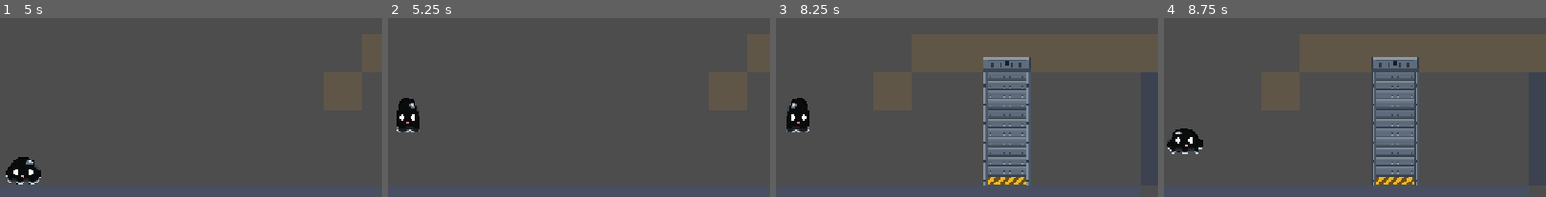
Above: before the commit, frames 1-4 (left to right).
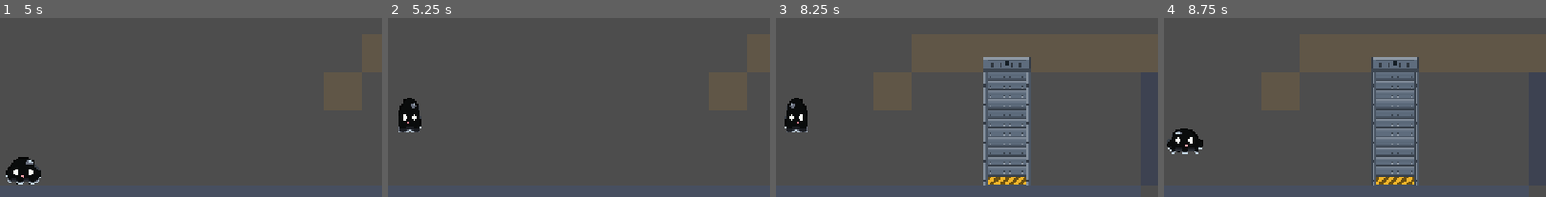
Above: after the commit, the same moments.

Repository: xiaoyukuki/upstream
Game: Godot game, scene res://scenes/levels/main.tscn
The game is run twice, just before and just after one commit, with the same random seed, the same clock (stepped at 60 frames per second) and the same inputs.
Inputs (mouse positions are % of the whole screen's width and height, from its top left):
- Up to frame 1 (5 s): tap Enter at 0.5 s; move the mouse to (72, 54) at 0.52 s; hold D (move_right) 0.53-1.25 s; tap Space (jump) at 0.6, 0.77, 1.07, 2.1, 3.6, 3.77, 4.07 s; click (72, 54) at 0.67 s; drag from (30, 66) to (45, 84) at 1.27 s; move the mouse to (60, 34) at 2.02 s; hold D (move_right) 2.03-2.75 s; drag from (45, 84) to (89, 83) at 2.77 s; move the mouse to (80, 78) at 3.52 s; hold A (move_left) 3.53-4.25 s; drag from (20, 42) to (39, 83) at 4.27 s
- Up to frame 2 (5.25 s): move the mouse to (55, 60) at 5.02 s; hold S (move_down) from 5.03 s (still down); tap Space (jump) at 5.1 s; click (55, 60) at 5.17 s
- Up to frame 3 (8.25 s): release S (move_down) at 5.75 s; drag from (35, 30) to (30, 66) at 5.77 s; move the mouse to (72, 54) at 6.52 s; hold D (move_right) 6.53-7.25 s; tap Space (jump) at 6.6, 6.77, 7.07, 8.1 s; drag from (30, 66) to (10, 83) at 7.27 s; move the mouse to (60, 34) at 8.02 s; hold S (move_down) from 8.03 s (still down)
- Up to frame 4 (8.75 s): keep holding S (move_down)
The pictures show only the part of the screen within x 47-97%, y 41-91%; the shares and areas given below are measured in that part.

Frame 1 is identical in both runs. In frame 2, 0.3% of the frame differs, in the area x 2-9%, y 44-64%; in frame 3, 0.3%; in frame 4, nothing differs.

Commit message:
[feat] 蹲伏同步缩小碰撞盒，头顶没净空则保持蹲伏且禁止起跳（D27）

Diff:
--- a/scenes/actors/player/player.gd
+++ b/scenes/actors/player/player.gd
@@ -12,6 +12,18 @@
 ## 不是画出来的多边形，所以地面传感器的触发带必须跨过这条线。构件一律用本常量算带心：
 ## 改 player.tscn 的碰撞盒尺寸时，这里跟着改。
 const COLLISION_HALF_HEIGHT: float = 15.0
+
+## 站立与蹲伏的碰撞盒高度。蹲伏值按美术同比例缩：站姿美术 25 对盒 30（×1.2），
+## 蹲伏循环帧高 12.5 → 盒 15（也正好是站姿的一半）。脚底永远钉在原点下方
+## COLLISION_HALF_HEIGHT，盒子只从**顶部**往下缩 —— 这条是 D22 的脚底契约，破了会陷地/悬空。
+const STAND_HEIGHT: float = COLLISION_HALF_HEIGHT * 2.0
+const CROUCH_HEIGHT: float = 15.0
+
+## 头顶净空查询的余量。D21 实测过 intersect_shape 对「恰好相切」不可靠，宁可过度阻塞。
+const HEADROOM_MARGIN: float = 1.0
+## 只认实体：terrain(1) + time_solid(4)。传感器层是 monitorable=false 的 Area2D，不该挡人。
+const HEADROOM_MASK: int = 1 | 4
+const MAX_HEADROOM_HITS: int = 4
 
 @export_group("Horizontal")
 @export var move_speed: float = 260.0
@@ -37,9 +49,14 @@
 
 var facing: int = 1
 var spawn_point: Vector2
-## 按住 move_down 的瞬时输入状态。只喂给 PlayerVisual 播压扁剪辑：
-## 不改碰撞盒、不减速，也绝不进 notify_movement_intent —— 蹲着不该冻结世界。
+## 按住 move_down 的瞬时输入状态。只喂给蹲伏意图，
+## 也绝不进 notify_movement_intent —— 蹲着不该冻结世界。
 var is_crouch_held: bool = false
+## 实际蹲伏状态（D26）。碰撞盒尺寸以它为准，动画也必须读它而不是读 is_crouch_held：
+## 头顶被门/天花板压住时输入已经松开，人却还蹲着，读输入会播出身动画而碰撞盒仍是蹲的。
+var is_crouching: bool = false
+## 想站起来但头顶没有净空。此时保持蹲伏，且禁止起跳（Q2）。
+var is_head_blocked: bool = false
 ## 主动推墙的方向（0 = 没推，±1 = 推向哪一侧的墙）。同样只喂给 PlayerVisual 播压平剪辑，
 ## 纯表现读数：碰撞盒、速度、冻结判定一概不碰。
 var wall_press_dir: int = 0
@@ -49,11 +66,39 @@
 var _was_on_floor: bool = false
 
 @onready var _visual: Node2D = $Visual
+@onready var _collision: CollisionShape2D = $CollisionShape2D
+## 关卡要判断「玩家松手了没」（能力开启、终点收尾都靠它）时读这个属性，
+## 不要自己 get_node("MovementInputHandler") —— 那个字符串以前在三个关卡脚本里各写一遍。
+@onready var input_handler: MovementInputHandler = $MovementInputHandler
+
+## 运行期独占一份形状资源：player.tscn 里那份是 sub_resource，
+## 直接改尺寸会波及同一场景的其它实例（门踩过同一个坑，见 D21）。
+var _body_rect: RectangleShape2D
+var _probe: PhysicsShapeQueryParameters2D
+var _probe_rect: RectangleShape2D
 
 
 func _ready() -> void:
 	spawn_point = global_position
 	add_to_group(&"player")
+	var base := _collision.shape as RectangleShape2D
+	if base != null:
+		_body_rect = base.duplicate() as RectangleShape2D
+	else:
+		_body_rect = RectangleShape2D.new()
+		_body_rect.size = Vector2(20.0, STAND_HEIGHT)
+	_collision.shape = _body_rect
+	_probe = PhysicsShapeQueryParameters2D.new()
+	_probe_rect = RectangleShape2D.new()
+	_probe.shape = _probe_rect
+	_probe.collision_mask = HEADROOM_MASK
+	_probe.collide_with_bodies = true
+	_probe.collide_with_areas = false
+	_probe.motion = Vector2.ZERO
+	# 查询矩形压在玩家自己身上，不排除自己必然自撞。
+	var self_rid: Array[RID] = []
+	self_rid.append(get_rid())
+	_probe.exclude = self_rid
 
 
 func _physics_process(delta: float) -> void:
@@ -63,6 +108,8 @@
 	if Input.is_action_just_pressed(&"jump"):
 		_buffer_remaining = jump_buffer_time
 	is_crouch_held = Input.is_action_pressed(&"move_down")
+	# 必须在 _try_jump() 之前：被压住时能不能起跳取决于这一帧的判定结果。
+	_update_crouch()
 
 	_try_jump()
 	_apply_jump_cut()
@@ -80,9 +127,17 @@
 	velocity = Vector2.ZERO
 	_coyote_remaining = 0.0
 	_buffer_remaining = 0.0
+	is_crouching = false
+	is_head_blocked = false
+	_apply_body_height(STAND_HEIGHT)
 
 
 func _try_jump() -> void:
+	# Q2：头顶被压住时不许起跳。缓冲区也一并清掉 —— 留着的话等头顶一空出来
+	# 人会莫名其妙自己弹一下。
+	if is_head_blocked:
+		_buffer_remaining = 0.0
+		return
 	if _buffer_remaining <= 0.0:
 		return
 	if not (is_on_floor() or _coyote_remaining > 0.0):
@@ -148,3 +203,47 @@
 		if int(signf(-get_slide_collision(i).get_normal().x)) == side:
 			wall_press_dir = side
 			return
+
+
+## 蹲伏状态机（D26）。碰撞盒随它一起缩，所以「能不能站起来」必须先问物理世界。
+## 腾空一律不蹲（D22 的既有规则）：离地后 want 为 false，且下面的净空判定只在
+## is_on_floor() 时才拦人 —— 从低矮处走下台阶会被放行，落下去的过程本来就在远离天花板。
+func _update_crouch() -> void:
+	var want: bool = is_crouch_held and is_on_floor()
+	is_head_blocked = false
+	if is_crouching and not want and is_on_floor() and _head_blocked():
+		is_head_blocked = true
+		want = true
+	if want == is_crouching:
+		return
+	is_crouching = want
+	_apply_body_height(CROUCH_HEIGHT if is_crouching else STAND_HEIGHT)
+
+
+## 只查「站起来会新占的那条竖带」，不查整盒：脚底那一段本来就占着，查它毫无意义，
+## 而相切误判只会发生在新增的这条带的上边界。无状态查询，每帧重问一次 —— 与 D21 的
+## 让位同一个理由：不维护重叠计数，玩家 respawn 被瞬移走、世界冻结、解冻续走都不用补账。
+func _head_blocked() -> bool:
+	if _body_rect == null:
+		return false
+	var space := get_world_2d().direct_space_state
+	if space == null:
+		return false
+	var span: float = STAND_HEIGHT - CROUCH_HEIGHT
+	_probe_rect.size = Vector2(_body_rect.size.x, span + HEADROOM_MARGIN * 2.0)
+	# 带心与余量无关：带子两端各扩 MARGIN，中心不动。
+	_probe.transform = Transform2D(0.0,
+		global_position + Vector2(0.0, -COLLISION_HALF_HEIGHT + span * 0.5))
+	return not space.intersect_shape(_probe, MAX_HEADROOM_HITS).is_empty()
+
+
+## 脚底钉死在原点下方 COLLISION_HALF_HEIGHT，盒子只从顶部往下缩。
+func _apply_body_height(h: float) -> void:
+	if _body_rect == null:
+		return
+	var size := Vector2(_body_rect.size.x, h)
+	if _body_rect.size != size:
+		_body_rect.size = size
+	var center := Vector2(0.0, COLLISION_HALF_HEIGHT - h * 0.5)
+	if _collision.position != center:
+		_collision.position = center
--- a/scenes/actors/player/player_visual.gd
+++ b/scenes/actors/player/player_visual.gd
@@ -35,6 +35,8 @@
 var _was_running: bool = false
 var _was_crouching: bool = false
 var _was_pressing: bool = false
+## 这一跳是直上直下。起跳那一帧闩一次，整个腾空期不改判 —— 见 `_pick()` 里那条注释。
+var _straight_flight: bool = false
 
 
 func _ready() -> void:
@@ -58,8 +60,12 @@
 
 
 ## 流体的惯性读法：起步时上身往后甩，刹车时往前扑。只看「地面跑动」这个状态的进出。
+## 蹲伏时不算跑动：否则「蹲着走 → 停下 → 起身」会在起身那一刻补播一段刹车甩动，
+## 而那段 0.19 s 的 stop 前伸 19 px，是所有剪辑里越界最狠的一帧（D23 同款理由）。
 func _track_slosh() -> void:
-	var running: bool = _player.is_on_floor() and absf(_player.velocity.x) > RUN_SPEED
+	var running: bool = (_player.is_on_floor()
+		and absf(_player.velocity.x) > RUN_SPEED
+		and not _player.is_crouching)
 	if running == _was_running:
 		return
 	_was_running = running
@@ -71,16 +77,21 @@
 		_start_remaining = 0.0
 
 
-## 压扁是纯表现：只在「贴着地且按住下」的边沿上进/出，腾空时一个窗口都不留，
-## 否则从蹲姿起跳再落地会补播一段莫名其妙的起身。
+## 压扁的边沿来自**实际**蹲伏状态而不是按键（D27）：头顶被压住时按键早已松开，
+## 但人还蹲着，读按键会播出身动画，而碰撞盒仍是蹲的 —— 正是「画面与碰撞不一致」的镜像。
+## 腾空时一个窗口都不留，否则从蹲姿起跳再落地会补播一段莫名其妙的起身。
 func _track_crouch() -> void:
-	var crouching: bool = _player.is_on_floor() and _player.is_crouch_held
+	var crouching: bool = _player.is_crouching
 	if crouching == _was_crouching:
 		return
 	_was_crouching = crouching
 	if crouching:
 		_crouch_in_remaining = CROUCH_IN_CLIP_SECONDS
 		_crouch_out_remaining = 0.0
+		# 跑动中按下会同时触发「跑动→停」的 stop 窗口。蹲伏现在压过它，但那 0.19 s
+		# 会一直留着，等起身时补播一段莫名的刹车。进蹲就清掉，与 _on_jumped 同一套路。
+		_start_remaining = 0.0
+		_stop_remaining = 0.0
 	elif _player.is_on_floor():
 		_crouch_out_remaining = CROUCH_OUT_CLIP_SECONDS
 		_crouch_in_remaining = 0.0
@@ -106,7 +117,11 @@
 	if not _player.is_on_floor():
 		if _player.velocity.y > FALL_SPEED:
 			return &"fall"
-		return &"jump"
+		# 直上直下与倾斜是两套帧，判据是**起跳那一帧**的水平速度，整个腾空期不改判：
+		# 空中有 air_acceleration / air_friction，逐帧读会让一次跳跃中途换剪辑（跑跳途中松
+		# 方向键、原地跳途中推方向键都会触发）。闩锁说的是一件永真的事 ——「这一跳是竖直
+		# 起跳的」。与 D27 第 5 条同一条教训：表现钉在实际状态上，而不是钉在按键上。
+		return &"jump_straight" if _straight_flight else &"jump"
 	if _land_remaining > 0.0:
 		return &"land"
 	# 压平必须压过 start/stop：接触瞬间 velocity.x 被 move_and_slide() 削成 ~0，
@@ -116,18 +131,21 @@
 		return &"wall_press_in" if _press_in_remaining > 0.0 else &"wall_press"
 	if _press_out_remaining > 0.0:
 		return &"wall_press_out"
+	# D27：蹲伏压过跑动与甩动。这条优先级在 D22 时代是反的（"跑动全部压过蹲伏"），
+	# 那时蹲伏是纯表现，按着下键还能全速跑就播 run 也说得通；现在碰撞盒真蹲下了，
+	# 再播站姿的 run / start / stop 就是「画面起立、碰撞还蹲着」—— 看起来正是穿模。
+	if _crouch_in_remaining > 0.0:
+		return &"crouch_in"
+	if _player.is_crouching:
+		return &"crouch"
+	if _crouch_out_remaining > 0.0:
+		return &"crouch_out"
 	if _start_remaining > 0.0:
 		return &"start"
 	if _stop_remaining > 0.0:
 		return &"stop"
 	if absf(_player.velocity.x) > RUN_SPEED:
 		return &"run"
-	if _crouch_in_remaining > 0.0:
-		return &"crouch_in"
-	if _player.is_crouch_held:
-		return &"crouch"
-	if _crouch_out_remaining > 0.0:
-		return &"crouch_out"
 	return &"idle"
 
 
@@ -146,9 +164,12 @@
 	_crouch_out_remaining = 0.0
 	_press_in_remaining = 0.0
 	_press_out_remaining = 0.0
+	_straight_flight = absf(_player.velocity.x) <= RUN_SPEED
 
 
 func _on_landed(fall_speed: float) -> void:
+	# 走在早退之前：轻落地也要清闩锁，否则之后「走下台阶」会沿用上一跳的剪辑。
+	_straight_flight = false
 	if fall_speed < MIN_LAND_IMPACT:
 		return
 	var t: float = (fall_speed - MIN_LAND_IMPACT) / (MAX_FALL_SPEED - MIN_LAND_IMPACT)
--- a/tools/sprite_selftest.gd
+++ b/tools/sprite_selftest.gd
@@ -7,7 +7,8 @@
 ## 2. 剪辑按真实物理状态切换 idle/start/run/stop/jump/fall/land；
 ## 3. 世界冻结时玩家动画照常推进 —— 玩家豁免时停这条铁律现在多了一层视觉表达，
 ##    动画一旦被时停拖住，机制可读性就反过来了；
-## 4. 按住下键贴地压扁是纯表现：不改碰撞、不冻结世界，腾空/落地/跑动都压过它；
+## 4. 按住下键贴地压扁：不改碰撞的时代已结束（D26），现在碰撞盒一起缩、不冻结世界，
+##    腾空/落地/跑动都压过它；
 ## 5. 底边是波浪不是直线，且任何一列都不越过脚底基线（脚底对齐是美术与碰撞的契约）；
 ## 6. 推墙时贴墙一侧压平到碰撞盒边界（D23：墙侧越界 = 0），且同样是纯表现。
 ## 另外第 3 组守两条几何底线：站姿轮廓宽 > 高（要的是「扁」），最宽帧不挤 40 px 最小门洞。
@@ -68,6 +69,21 @@
 		await get_tree().physics_frame
 
 
+func _body_shape() -> RectangleShape2D:
+	var holder := _player.get_node("CollisionShape2D") as CollisionShape2D
+	return holder.shape as RectangleShape2D
+
+
+func _body_height() -> float:
+	return _body_shape().size.y
+
+
+## 碰撞盒下缘在玩家本地坐标里的位置。脚底契约：任何姿态都必须等于 +15。
+func _foot_local() -> float:
+	var holder := _player.get_node("CollisionShape2D") as CollisionShape2D
+	return holder.position.y + _body_height() * 0.5
+
+
 ## 等到落地（或超时），再补几帧让 _process 里的状态机跟上。
 ## 开头先走两帧：is_on_floor() 存的是上一次 move_and_slide() 的结果，刚把玩家瞬移到空中时它还是 true。
 func _wait_until_landed(pad: int) -> void:
@@ -85,7 +101,7 @@
 	var frames: SpriteFrames = _sprite.sprite_frames
 	var expected := {
 		"idle": [8, true], "run": [6, true], "start": [3, false], "stop": [3, false],
-		"jump": [2, false], "fall": [3, true], "land": [4, false],
+		"jump": [2, false], "jump_straight": [2, false], "fall": [3, true], "land": [4, false],
 		"crouch_in": [3, false], "crouch": [4, true], "crouch_out": [2, false],
 		"wall_press_in": [2, false], "wall_press": [2, true], "wall_press_out": [2, false],
 	}
@@ -141,13 +157,31 @@
 	Input.action_press(&"jump")
 	await _step(4)
 	Input.action_release(&"jump")
-	_check(_sprite.animation == &"jump", "上升段播 jump（实际 %s）" % _sprite.animation)
+	_check(_sprite.animation == &"jump_straight", "原地起跳播直上直下（实际 %s）" % _sprite.animation)
 	await _step(40)
 	_check(not _player.is_on_floor() and _player.velocity.y > 140.0,
 		"已进入下落段（vy=%.0f）" % _player.velocity.y)
 	_check(_sprite.animation == &"fall", "下落段播 fall（实际 %s）" % _sprite.animation)
 	await _wait_until_landed(2)
 	_check(_sprite.animation == &"land", "跳落后播 land（实际 %s）" % _sprite.animation)
+
+	print("[sprite_selftest] 5b. 带水平速度起跳播倾斜版 jump，且腾空期不改判")
+	await _step(26)
+	_check(_player.is_on_floor(), "5b 起跳前已落地")
+	Input.action_press(&"move_right")
+	await _step(16)
+	_check(_sprite.animation == &"run", "先跑起来（实际 %s）" % _sprite.animation)
+	Input.action_press(&"jump")
+	await _step(4)
+	Input.action_release(&"jump")
+	_check(_sprite.animation == &"jump", "带速度起跳播倾斜版 jump（实际 %s）" % _sprite.animation)
+	Input.action_release(&"move_right")
+	# 直接把水平速度抹成 0：逐帧读速度的实现会在这里翻成直上直下，闩锁实现不会。
+	_player.velocity.x = 0.0
+	await _step(6)
+	_check(_sprite.animation == &"jump",
+		"起跳后水平速度归零也不换剪辑（实际 %s）" % _sprite.animation)
+	await _wait_until_landed(2)
 
 	print("[sprite_selftest] 6. 轻落地不播 land")
 	await _step(20)
@@ -170,7 +204,8 @@
 	Input.action_press(&"jump")
 	await _step(4)
 	Input.action_release(&"jump")
-	_check(_sprite.animation == &"jump", "蹲姿起跳直接播 jump（实际 %s）" % _sprite.animation)
+	_check(_sprite.animation == &"jump_straight",
+		"蹲姿起跳（vx≈0）播直上直下（实际 %s）" % _sprite.animation)
 	await _step(40)
 	_check(_sprite.animation == &"fall", "空中不播任何压扁剪辑（实际 %s）" % _sprite.animation)
 	# 按住下落地：land 窗口压过 crouch（先拍一帧扁的），窗口过了才进压扁循环
@@ -292,5 +327,84 @@
 	await _wait_until_landed(2)
 	_check(_sprite.animation != &"wall_press_out", "落地也不补播回弹（实际 %s）" % _sprite.animation)
 
+	print("[sprite_selftest] 10. 蹲伏改碰撞盒 + 头顶被压不许起身（D27）")
+	# 低矮天花板：底面在地面以上 18 px，夹在蹲伏盒顶(15) 与站姿盒顶(30) 之间。
+	# 站着必撞、蹲着留 3 px 余量 —— 这两个数决定了这一组全部断言都成立。
+	const CEIL_X := 950.0
+	const CEIL_BOTTOM := -18.0
+	var ceil_body := StaticBody2D.new()
+	var ceil_holder := CollisionShape2D.new()
+	var ceil_rect := RectangleShape2D.new()
+	ceil_rect.size = Vector2(120.0, 200.0)
+	ceil_holder.shape = ceil_rect
+	ceil_holder.position = Vector2(CEIL_X, CEIL_BOTTOM - 100.0)
+	ceil_body.add_child(ceil_holder)
+	add_child(ceil_body)
+
+	# 挪到开阔处：第 9 组结束时人贴在 x≈600 的墙边，往右跑会撞墙触发压平剪辑，
+	# 而压平的优先级高于蹲伏，会把这一组的断言全部顶掉。
+	Input.action_release(&"move_down")
+	_player.velocity = Vector2.ZERO
+	_player.global_position = Vector2(200.0, -Player.COLLISION_HALF_HEIGHT)
+	await _step(6)
+	_check(not _player.is_crouching, "起始为站立")
+	_check(is_equal_approx(_body_height(), Player.STAND_HEIGHT),
+		"站立碰撞盒高 %.1f（期望 %.1f）" % [_body_height(), Player.STAND_HEIGHT])
+
+	Input.action_press(&"move_down")
+	await _step(14)
+	_check(_player.is_crouching, "按住下键进入蹲伏")
+	_check(is_equal_approx(_body_height(), Player.CROUCH_HEIGHT),
+		"蹲伏时碰撞盒高 %.1f（期望 %.1f，与美术同比例）" % [_body_height(), Player.CROUCH_HEIGHT])
+	_check(is_equal_approx(_foot_local(), Player.COLLISION_HALF_HEIGHT),
+		"蹲伏时脚底仍在 +%.0f（实际 %.2f），盒子只从顶部缩"
+			% [Player.COLLISION_HALF_HEIGHT, _foot_local()])
+	_check(_sprite.animation == &"crouch", "蹲伏播压扁循环（实际 %s）" % _sprite.animation)
+
+	# 蹲着移动：碰撞盒已经是蹲的，播站姿的 run / start / stop 就是「画面起立、碰撞还蹲着」
+	Input.action_press(&"move_right")
+	await _step(16)
+	_check(_player.is_crouching, "蹲着移动时仍是蹲伏状态")
+	_check(absf(_player.velocity.x) > 15.0, "确实在移动（vx=%.1f）" % _player.velocity.x)
+	_check(_sprite.animation == &"crouch",
+		"蹲着移动仍播压扁循环，不被跑动剪辑覆盖（实际 %s）" % _sprite.animation)
+	Input.action_release(&"move_right")
+	await _step(24)
+	_check(_sprite.animation == &"crouch", "停下后仍保持蹲伏（实际 %s）" % _sprite.animation)
+	_check(_sprite.animation != &"stop", "起身前不补播刹车甩动（实际 %s）" % _sprite.animation)
+
+	# 蹲着钻进低矮处：蹲伏盒有 3 px 余量，站姿盒会撞进去 12 px
+	_player.velocity = Vector2.ZERO
+	_player.global_position = Vector2(CEIL_X, -Player.COLLISION_HALF_HEIGHT)
+	await _step(3)
+	_check(_player.is_on_floor(), "已站到低矮天花板下")
+	Input.action_release(&"move_down")
+	await _step(8)
+	_check(_player.is_head_blocked, "头顶被压：is_head_blocked 挂上")
+	_check(_player.is_crouching, "头顶被压时不自动起身（实际 is_crouching=%s）" % _player.is_crouching)
+	_check(is_equal_approx(_body_height(), Player.CROUCH_HEIGHT),
+		"被压时碰撞盒仍是蹲伏高 %.1f" % _body_height())
+	_check(_sprite.animation == &"crouch",
+		"被压时不播起身剪辑（实际 %s）" % _sprite.animation)
+	Input.action_press(&"jump")
+	await _step(6)
+	Input.action_release(&"jump")
+	_check(_player.is_on_floor() and absf(_player.velocity.y) < 1.0,
+		"被压住时跳跃无效（on_floor=%s vy=%.1f）" % [_player.is_on_floor(), _player.velocity.y])
+	_check(not _player.is_head_blocked or _player.is_crouching, "跳跃被拦后仍在蹲伏")
+
+	# 挪出低矮处：净空恢复，应当自动起身
+	_player.velocity = Vector2.ZERO
+	_player.global_position = Vector2(100.0, -Player.COLLISION_HALF_HEIGHT)
+	await _step(3)
+	_check(not _player.is_head_blocked, "离开低矮处后净空恢复")
+	await _step(20)
+	_check(not _player.is_crouching, "松开下键且头顶有净空后起身")
+	_check(is_equal_approx(_body_height(), Player.STAND_HEIGHT),
+		"起身后碰撞盒还原 %.1f（实际 %.1f）" % [Player.STAND_HEIGHT, _body_height()])
+	_check(is_equal_approx(_foot_local(), Player.COLLISION_HALF_HEIGHT),
+		"起身后脚底仍在 +%.0f（实际 %.2f）" % [Player.COLLISION_HALF_HEIGHT, _foot_local()])
+	_check(_sprite.animation == &"idle", "起身后回 idle（实际 %s）" % _sprite.animation)
+
 	print("SPRITE SELFTEST DONE failures=%d" % _failures)
 	get_tree().quit(1 if _failures > 0 else 0)
